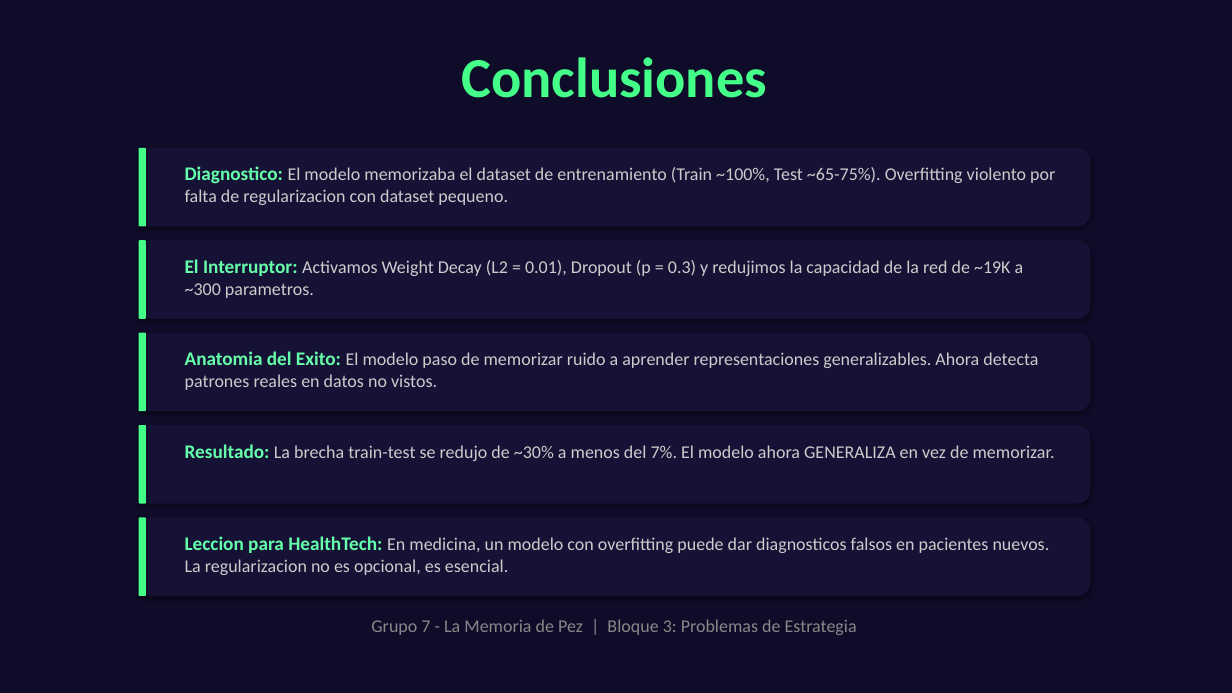
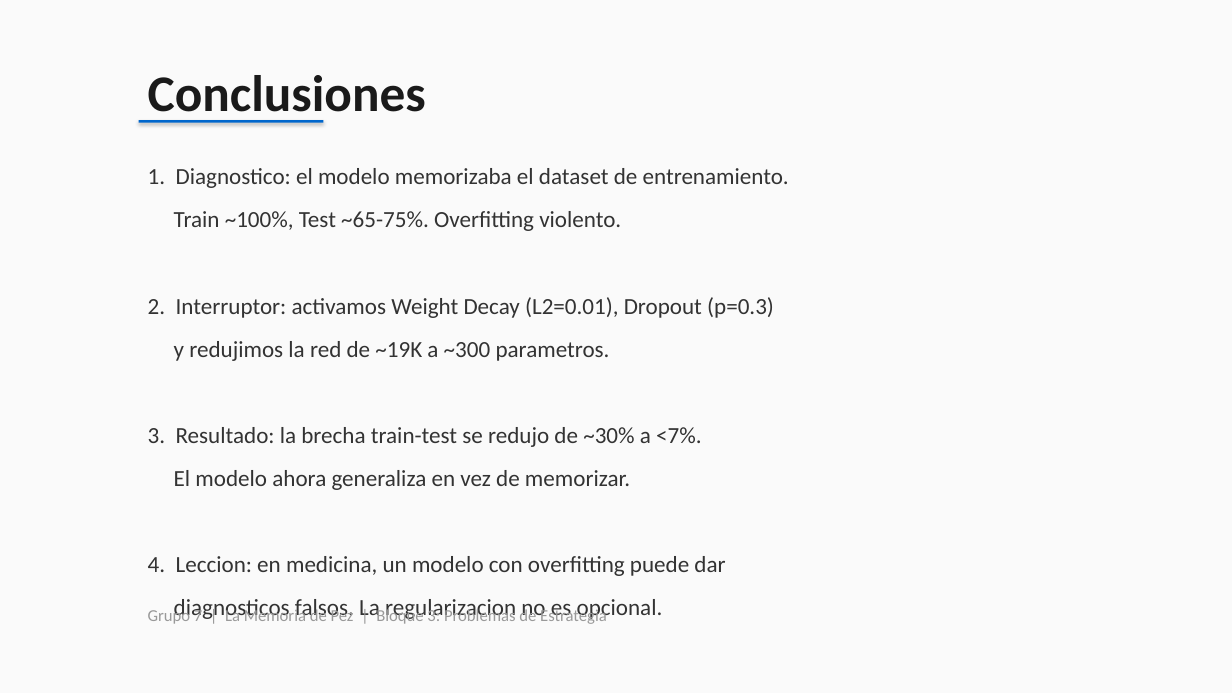
Before and after one commit to Xamplix/proyecto, a slide deck: slide 9 of Grupo7_La_Memoria_de_Pez.pptx. Drawn at 1232x693 pixels with LibreOffice and Linux fonts; fonts in the diff are those of the drawing. Boxes give left, top, right and bottom in pixels: in the first picture for what was removed or moved away, otherwise in the second. Text is boxed around its words. In the diff, an @@ line names an element or a change of style, - is before the commit and + after.

```diff
--- a/Grupo7_La_Memoria_de_Pez.pptx
+++ b/Grupo7_La_Memoria_de_Pez.pptx
@@ background #0F0C29 to #FAFAFA @@
@@ text "Conclusiones": place and size @@
-text "Conclusiones" at (461, 57, 767, 98)
+text "Conclusiones" at (148, 75, 426, 123)
@@ text "Conclusiones" at (148, 75, 426, 123): size 44 to 40 pt, text colour #44FF88 to #1A1A1A; alignment centre to left @@
@@ rounded rectangle removed at (139, 148, 1091, 226) @@
@@ rounded rectangle removed at (139, 148, 146, 226) @@
@@ rectangle added at (139, 120, 323, 123), fill #0066CC @@
@@ text added at (148, 168, 789, 622), 18 pt, text #333333 @@
+1. Diagnostico: el modelo memorizaba el dataset de entrenamiento.
+Train ~100%, Test ~65-75%. Overfitting violento.
+2. Interruptor: activamos Weight Decay (L2=0.01), Dropout (p=0.3)
+y redujimos la red de ~19K a ~300 parametros.
+3. Resultado: la brecha train-test se redujo de ~30% a <7%.
+El modelo ahora generaliza en vez de memorizar.
+4. Leccion: en medicina, un modelo con overfitting puede dar
+diagnosticos falsos. La regularizacion no es opcional.
@@ text removed at (185, 166, 1055, 205) @@
-Diagnostico: El modelo memorizaba el dataset de entrenamiento (Train ~100%, Test ~65-75%). Overfitting violento por falta de regularizacion con dataset pequeno.
@@ rounded rectangle removed at (139, 240, 1091, 319) @@
@@ rounded rectangle removed at (139, 240, 146, 319) @@
@@ text removed at (185, 259, 1024, 298) @@
-El Interruptor: Activamos Weight Decay (L2 = 0.01), Dropout (p = 0.3) y redujimos la capacidad de la red de ~19K a ~300 parametros.
@@ rounded rectangle removed at (139, 333, 1091, 411) @@
@@ rounded rectangle removed at (139, 333, 146, 411) @@
@@ text removed at (185, 351, 1038, 390) @@
-Anatomia del Exito: El modelo paso de memorizar ruido a aprender representaciones generalizables. Ahora detecta patrones reales en datos no vistos.
@@ rounded rectangle removed at (139, 425, 1091, 504) @@
@@ rounded rectangle removed at (139, 425, 146, 504) @@
@@ text removed at (185, 444, 1055, 461) @@
-Resultado: La brecha train-test se redujo de ~30% a menos del 7%. El modelo ahora GENERALIZA en vez de memorizar.
@@ rounded rectangle removed at (139, 518, 1091, 596) @@
@@ rounded rectangle removed at (139, 518, 146, 596) @@
@@ text removed at (185, 536, 1050, 575) @@
-Leccion para HealthTech: En medicina, un modelo con overfitting puede dar diagnosticos falsos en pacientes nuevos. La regularizacion no es opcional, es esencial.
@@ text at (148, 608, 536, 624): text changed; size 14 to 13 pt; text colour #888888 to #999999 @@
-Grupo 7 - La Memoria de Pez | Bloque 3: Problemas de Estrategia
+Grupo 7 | La Memoria de Pez | Bloque 3: Problemas de Estrategia
```
Also in this commit, not shown: 8 other slides changed, 1 other file.
